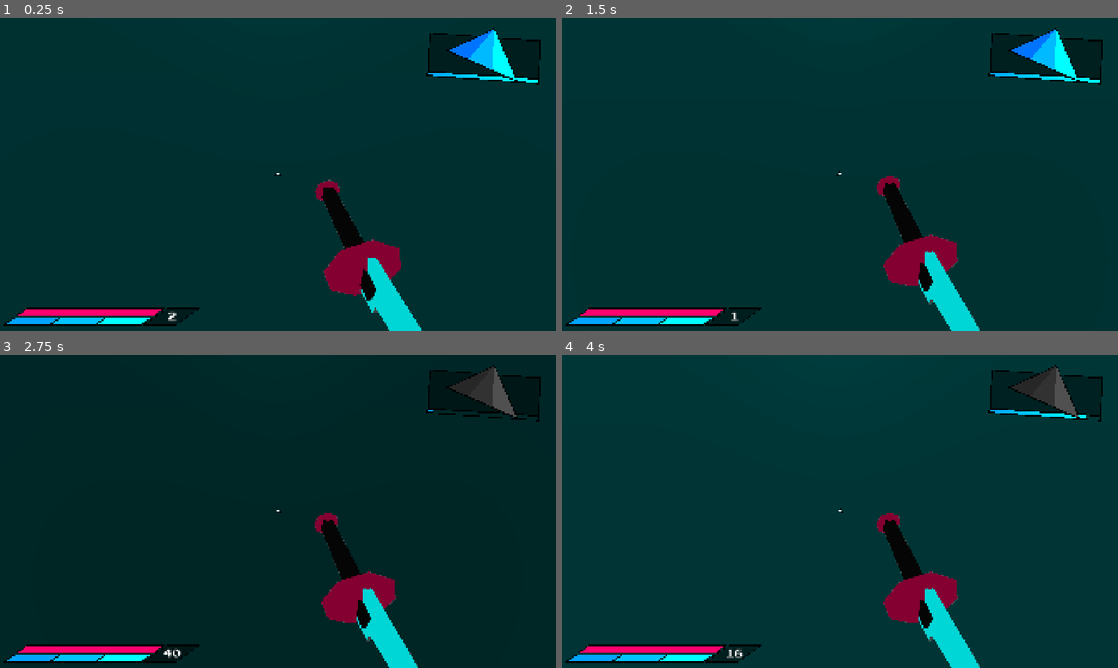
Above: before the commit, frames 1-4 (two rows, left to right).
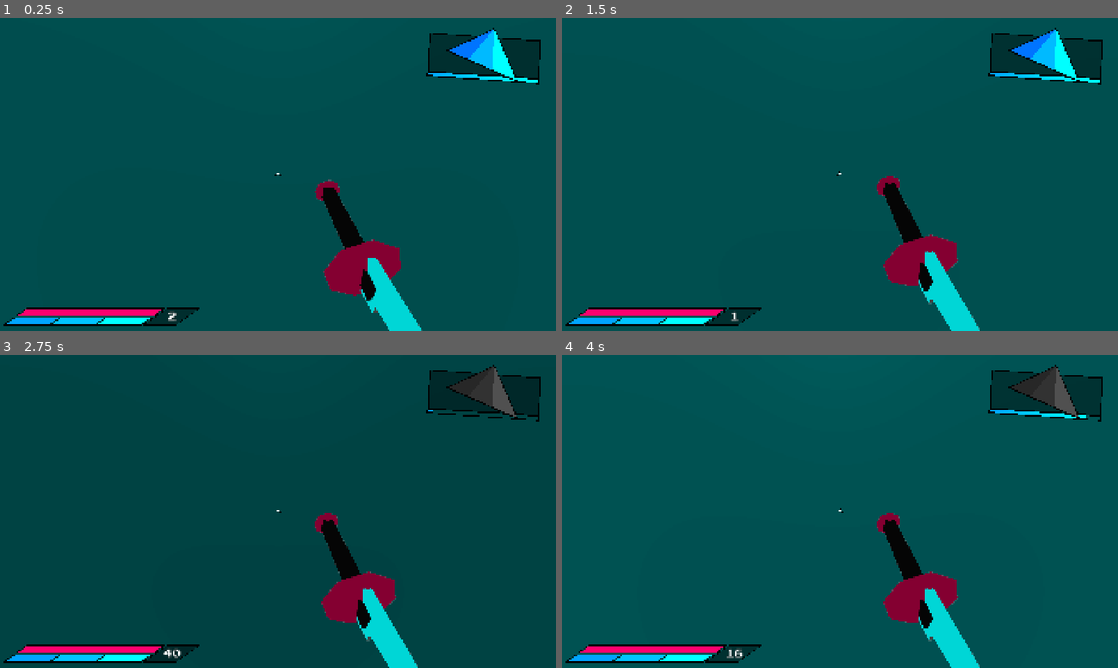
Above: after the commit, the same moments.

Repository: azlaan69/project-winston
Game: Godot game, scene res://assets/scenes/levels/root.tscn
Same seed, same stepped clock (60 frames per second), same inputs: the game is played once before the commit and once after it.
Inputs (mouse positions are in pixels of both pictures, inside the frame that each line leads up to):
- Up to frame 1 (0.25 s): no input
- Up to frame 2 (1.5 s): move the mouse to (867, 174) at 0.52 s; tap A (a) at 0.6 s; tap D (d) at 0.8, 1.35 s; tap Enter at 1.25 s; move the mouse to (812, 174) at 1.27 s
- Up to frame 3 (2.75 s): tap R (r) at 1.55 s; move the mouse to (289, 505) at 2.02 s; hold R (r) from 2.03 s (still down); tap S (s) at 2.3 s
- Up to frame 4 (4 s): move the mouse to (834, 517) at 2.77 s; release R (r) at 2.78 s; tap S (s) at 2.85 s; tap W (w) at 3.05, 3.6 s; move the mouse to (878, 514) at 3.52 s; tap A (a) at 3.8 s

The runs differ from the first frame. In frame 1, 92% of the frame differs, in the area x 0-100%, y 0-100%; in frame 2, 92%; in frame 3, 92%; in frame 4, 92%.

Commit message:
lighting change

Diff:
--- a/assets/scenes/levels/root.tscn
+++ b/assets/scenes/levels/root.tscn
@@ -14,12 +14,12 @@
 background_mode = 1
 background_color = Color(1, 0, 0.43137255, 1)
 ambient_light_source = 2
-ambient_light_color = Color(0, 0.68649316, 0.6864933, 1)
+ambient_light_color = Color(8.663535e-07, 0.6018311, 0.60183114, 1)
+ambient_light_energy = 1.52
 tonemap_mode = 3
-tonemap_exposure = 0.2
+tonemap_exposure = 0.5
 tonemap_white = 16.0
 glow_enabled = true
-glow_bloom = 1.0
 glow_hdr_threshold = 1.5
 adjustment_contrast = 500.0
 adjustment_saturation = 0.0
@@ -38,6 +38,7 @@
 
 [node name="DirectionalLight3D" type="DirectionalLight3D" parent="." unique_id=675200441]
 transform = Transform3D(1, 0, 0, 0, 0.03489931, 0.99939084, 0, -0.99939084, 0.03489931, 0, 200, 0)
+light_energy = 0.564
 shadow_enabled = true
 directional_shadow_max_distance = 500.0
 
--- a/assets/scenes/player/hitfx.tscn
+++ b/assets/scenes/player/hitfx.tscn
@@ -73,12 +73,12 @@
 script = ExtResource("1_yh36u")
 
 [node name="AnimatedSprite3D" type="AnimatedSprite3D" parent="." unique_id=1341018182]
-transform = Transform3D(0.4, 0, 0, 0, 0.4, 0, 0, 0, 0.4, 0, 0, 0)
-transparency = 0.01
+transform = Transform3D(0.8, 0, 0, 0, 0.8, 0, 0, 0, 0.8, 0, 0, 0)
 cast_shadow = 0
 ignore_occlusion_culling = true
 gi_mode = 0
 billboard = 1
+no_depth_test = true
 render_priority = 1
 sprite_frames = SubResource("SpriteFrames_seyvw")
 animation = &"pistol"
--- a/assets/scenes/player/player.tscn
+++ b/assets/scenes/player/player.tscn
@@ -33,7 +33,7 @@
 [sub_resource type="ShaderMaterial" id="ShaderMaterial_jfawc"]
 render_priority = 1
 shader = ExtResource("2_omksk")
-shader_parameter/line_thickness = 1.5
+shader_parameter/line_thickness = 2.0
 shader_parameter/normal_threshold = 0.35
 shader_parameter/depth_threshold = 0.002
 shader_parameter/line_color = Color(0, 0, 0, 1)
Not shown, changed: export_presets.cfg
